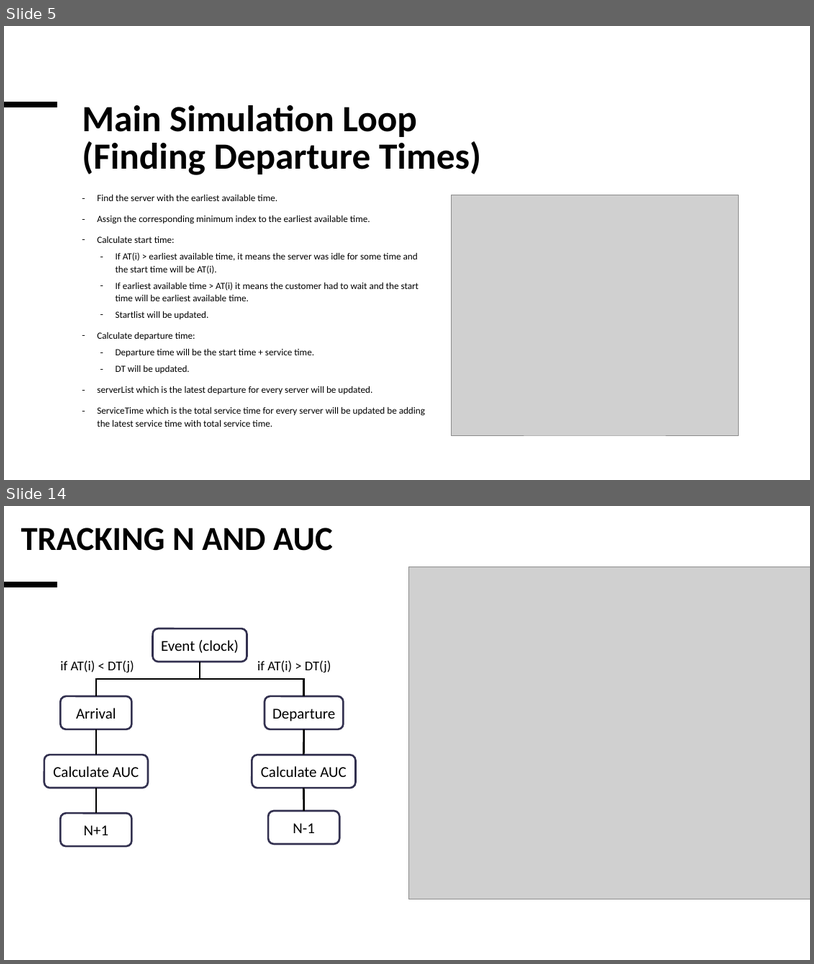
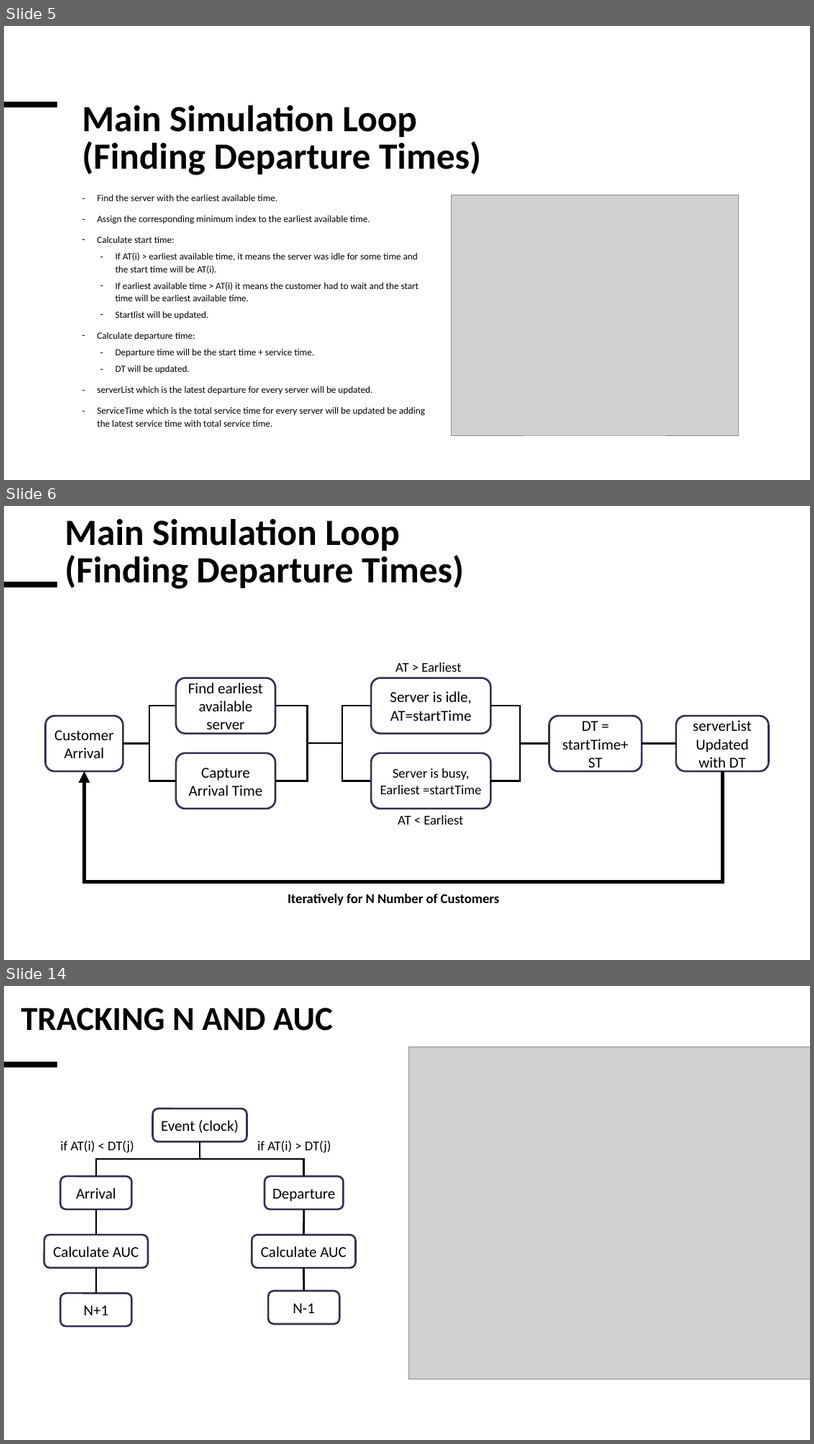
Before and after one commit to HashimAlSadah/COE588_Project, a slide deck: Presentation/Presentation.pptx. Shown one above the other, each under a label of ours: slides 5 and 14 before the commit, slides 5, 6 and 14 after it; the slides between them are not shown. The pictures are 814x964 and 814x1444 pixels, drawn with LibreOffice and Linux fonts; fonts in the diff are those of the drawing; grey boxes stand for pictures. Boxes give left, top, right and bottom in pixels: in the first picture for what was removed or moved away, otherwise in the second. Text is boxed around its words. In the diff, an @@ line names an element or a change of style, - is before the commit and + after.

Commit message:
Simulation code clarification added

```diff
--- a/Presentation/Presentation.pptx
+++ b/Presentation/Presentation.pptx
@@ slide 6 added at bbox=[4, 506, 810, 960], background #FFFFFF; not listed: 1 template element that a slide beside it also shows @@
@@ title added at bbox=[64, 519, 464, 589], 44 pt, text #000000, bold @@
+Main Simulation Loop
+(Finding Departure Times)
@@ group added at bbox=[45, 662, 769, 905]: 9 elbow lines, 7 rounded rectangles, 3 texts, 1 line, 1 elbow arrow @@
+Customer Arrival
+Find earliest available server
+AT > Earliest
+Capture Arrival Time
+Server is idle, AT=startTime
+Server is busy, Earliest =startTime
+AT < Earliest
+DT = startTime+ ST
+serverList Updated with DT
+Iteratively for N Number of Customers
```
Also in this commit, not shown: 7 slides changed, 1 slide removed.
